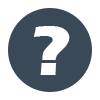
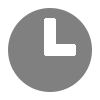
Before/after of a 100 × 100 layered artwork. What changed in the layer stack:
showed "Clock" over box(44, 18, 76, 56)
hid "?" over box(34, 26, 70, 75)
hid "Elipse 3" over box(8, 8, 92, 92)
showed "Elipse 4" over box(8, 8, 92, 92)
